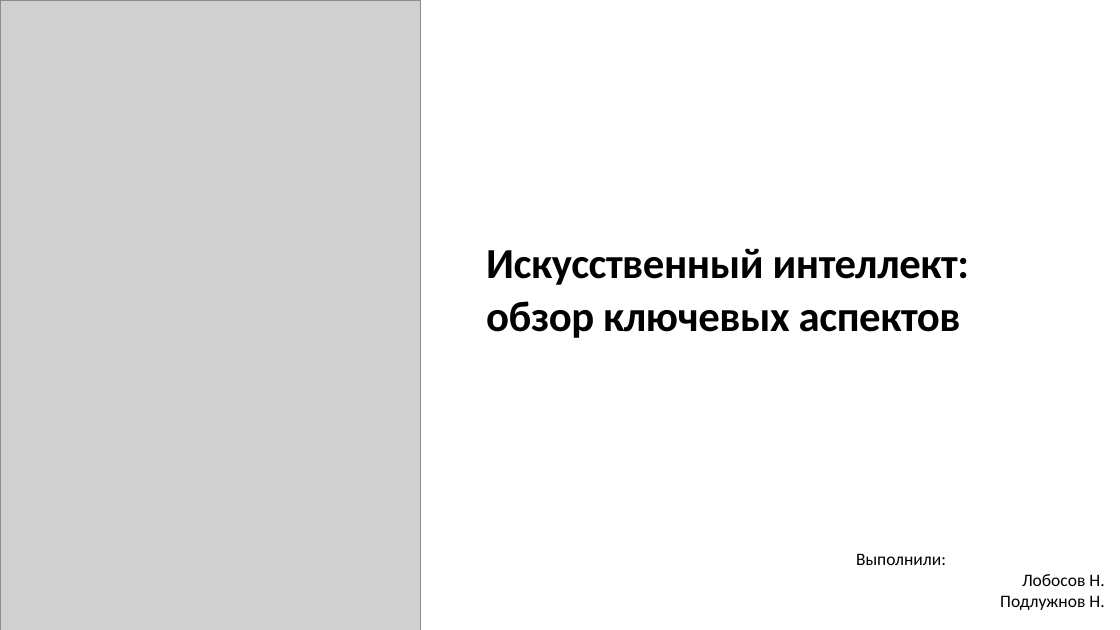
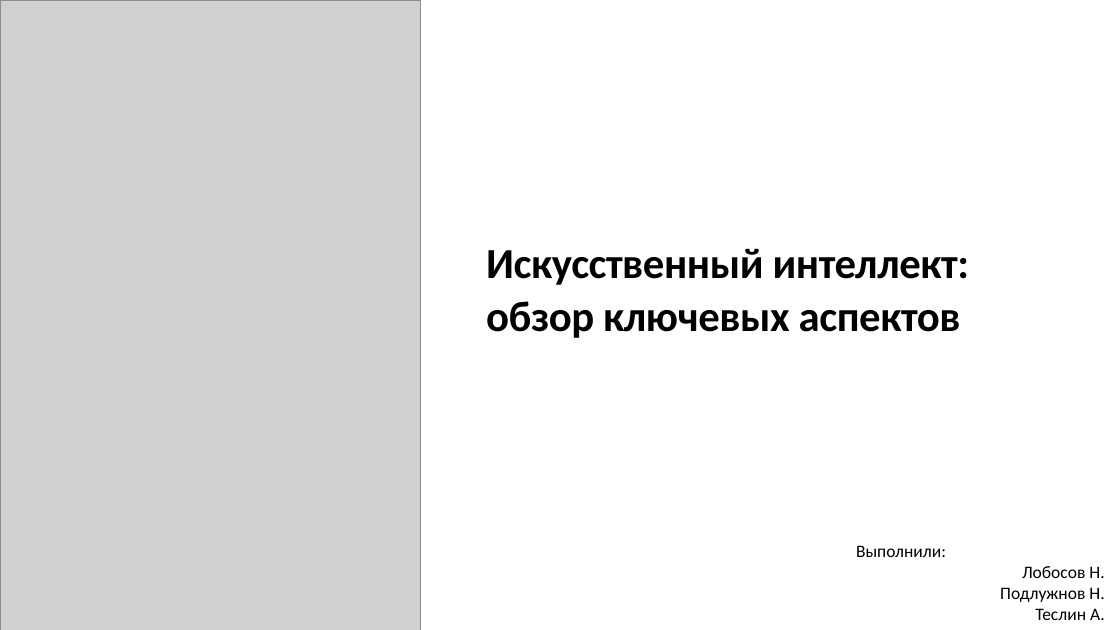
Before and after one commit to pin56/2_kurs_site, a slide deck: slide 1 of ИИ.pptx. Drawn at 1120x630 pixels with LibreOffice and Linux fonts; fonts in the diff are those of the drawing; grey boxes stand for pictures. Boxes give left, top, right and bottom in pixels: in the first picture for what was removed or moved away, otherwise in the second. Text is boxed around its words. In the diff, an @@ line names an element or a change of style, - is before the commit and + after.

Commit message:
27_12

```diff
--- a/ИИ.pptx
+++ b/ИИ.pptx
@@ text "Выполнили:": place and size @@
-text "Выполнили:" at [856, 553, 1104, 610]
+text "Выполнили:" at [856, 545, 1105, 620]
@@ text at [1000, 587, 1105, 620]: text changed @@
-Подлужнов Н.
+Подлужнов Н.
+Теслин А.
```
